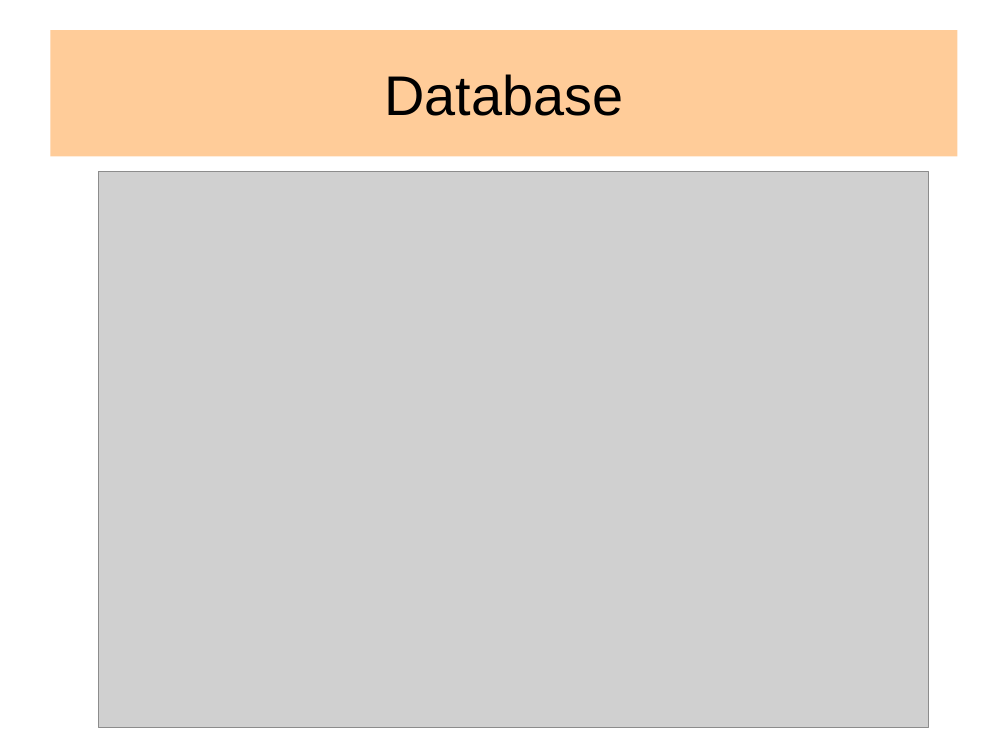
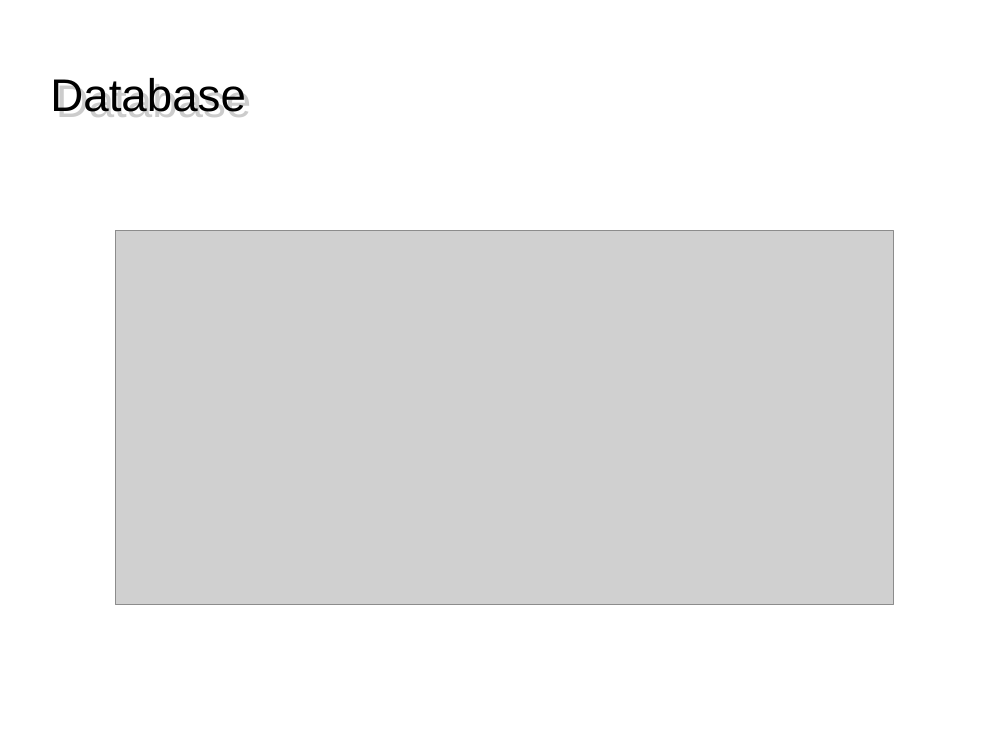
Before and after one commit to PeiPei97/ProgettoMagic, a slide deck: slide 7 of magicscrap.odp. Drawn at 1008x756 pixels with LibreOffice and Linux fonts; fonts in the diff are those of the drawing; grey boxes stand for pictures; background and template pictures are left out. Boxes give left, top, right and bottom in pixels: in the first picture for what was removed or moved away, otherwise in the second. Text is boxed around its words. In the diff, an @@ line names an element or a change of style, - is before the commit and + after.

```diff
--- a/magicscrap.odp
+++ b/magicscrap.odp
@@ title "Database": place and size @@
-title "Database" at (50,30,958,156)
+title "Database" at (50,78,246,112)
@@ title "Database" at (50,78,246,112): size 44 to 36 pt; alignment centre to left; fill #FFCC99 to none @@
@@ picture: place and size @@
-picture at (98,172,928,727)
+picture at (115,231,894,605)
```
Also in this commit, not shown: 11 other slides changed, 3 slides added, 4 slides removed, 3 other files.
